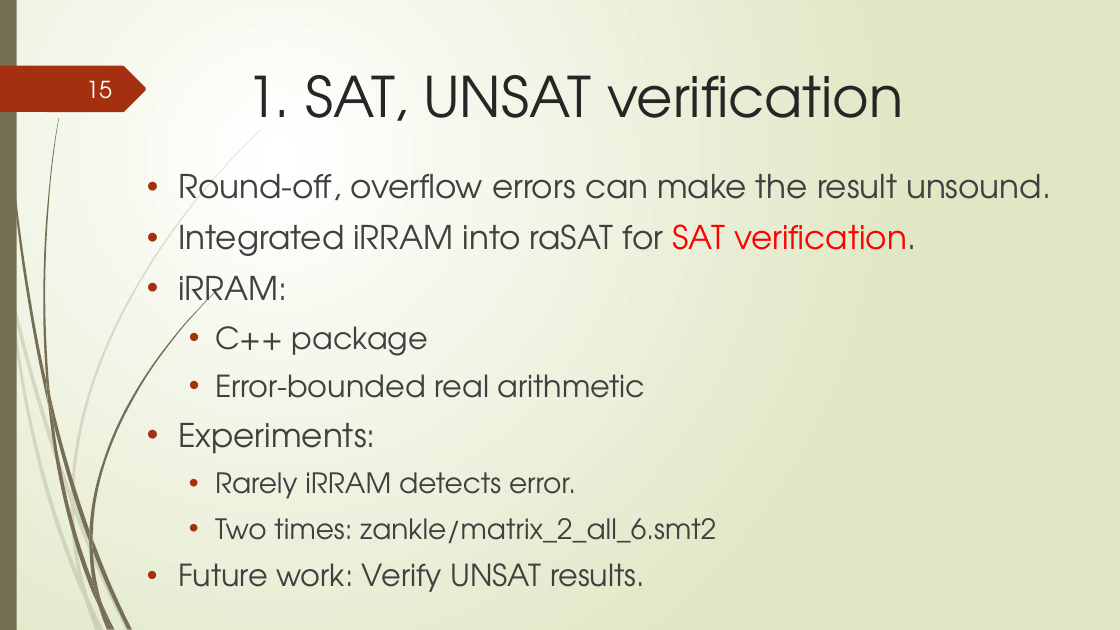
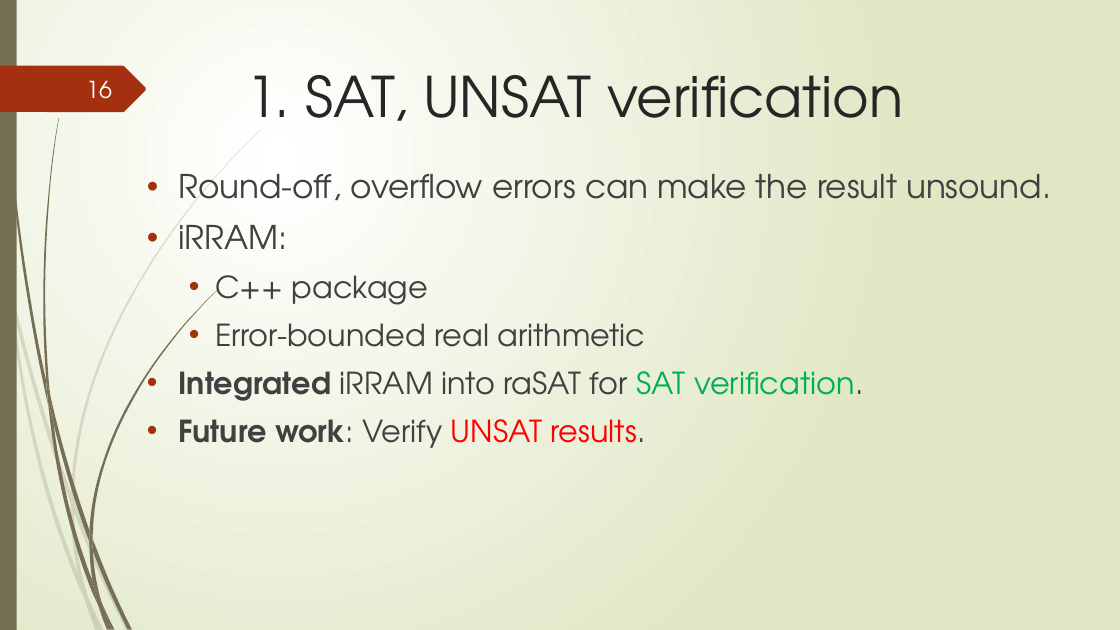
Before and after one commit to tungvx/raSAT, a slide deck: slide 16 of report/midterm.pptx (slide 15 before the commit). Drawn at 1120x630 pixels with LibreOffice and Linux fonts; fonts in the diff are those of the drawing. Boxes give left, top, right and bottom in pixels: in the first picture for what was removed or moved away, otherwise in the second. Text is boxed around its words. In the diff, an @@ line names an element or a change of style, - is before the commit and + after.

```diff
--- a/report/midterm.pptx
+++ b/report/midterm.pptx
@@ page number at [86, 80, 112, 99]: text changed @@
-15
+16
@@ text at [178, 224, 916, 256]: paragraph removed @@
-• Integrated iRRAM into raSAT for SAT verification.
@@ text at [178, 371, 864, 401]: text changed; size 24 to 26 pt @@
-• Experiments:
-  • Rarely iRRAM detects error.
-  • Two times: zankle/matrix_2_all_6.smt2
+• Integrated iRRAM into raSAT for SAT verification.
@@ text at [178, 419, 646, 448]: text colour #404040 to #FF0000 in "UNSAT results."; bold on in "Future work:" @@
```
Also in this commit, not shown: 8 other slides changed, 4 slides added, 5 slides removed, 6 other files.
